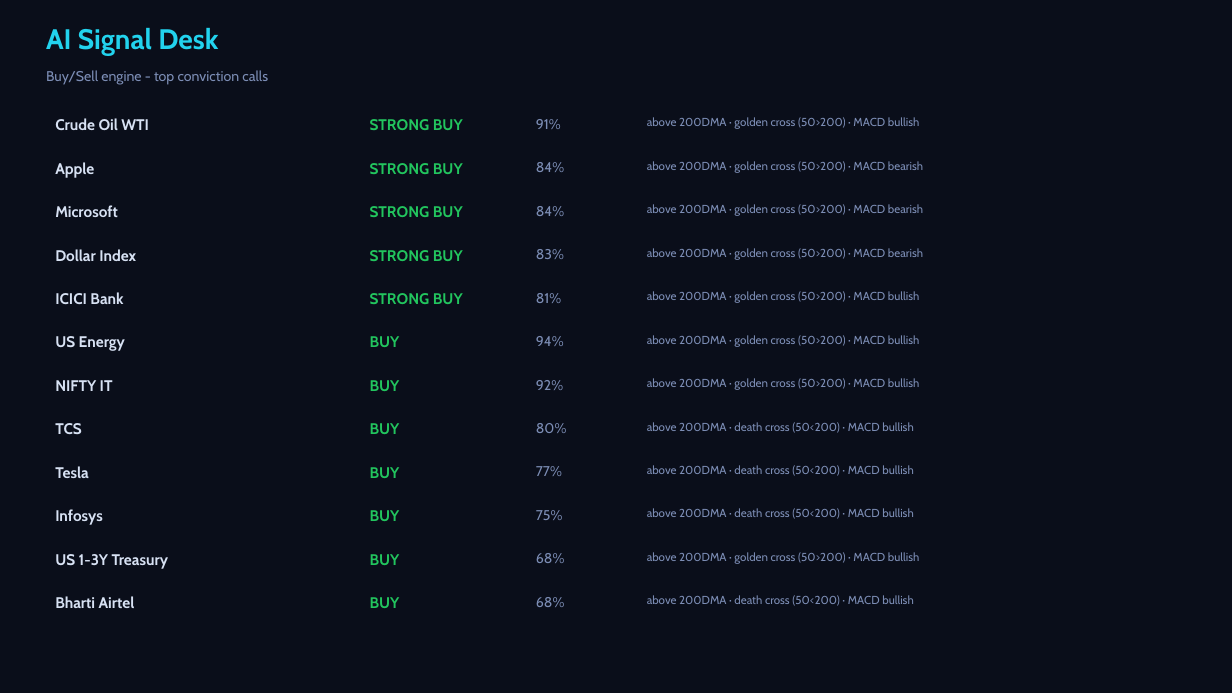
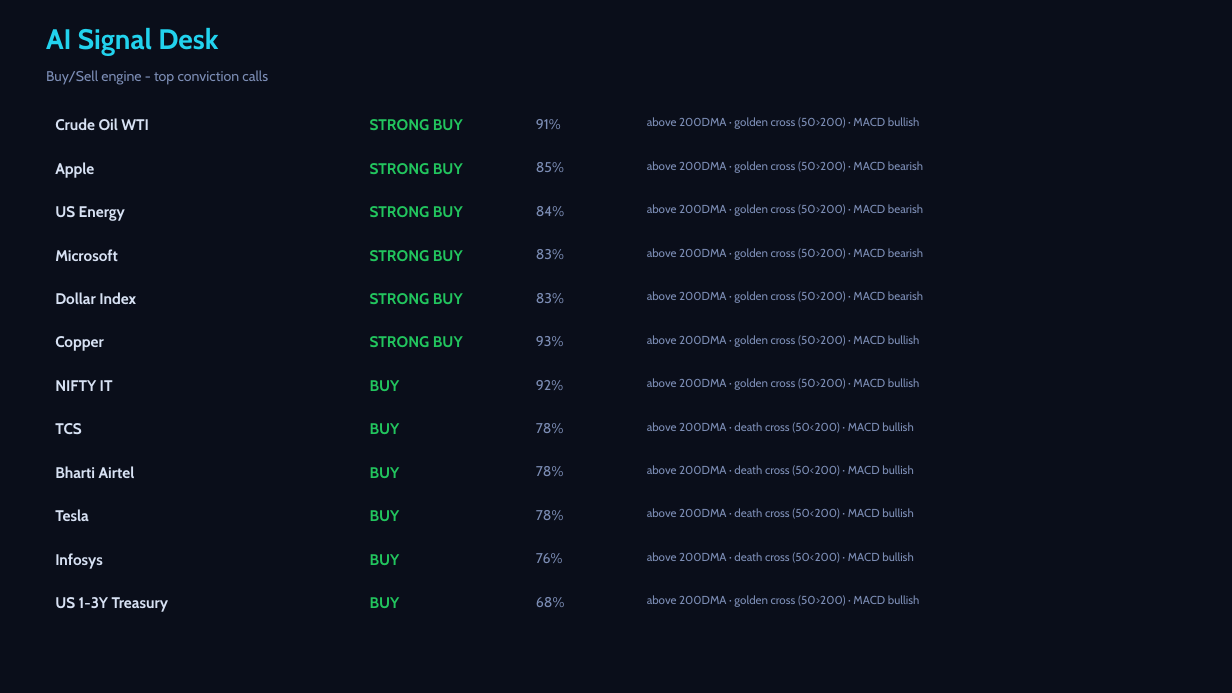
Before and after one commit to Pravkum23/pmr-terminal, a slide deck: slide 4 of docs/pmr_daily.pptx. Drawn at 1232x693 pixels with LibreOffice and Linux fonts; fonts in the diff are those of the drawing. Boxes give left, top, right and bottom in pixels: in the first picture for what was removed or moved away, otherwise in the second. Text is boxed around its words. In the diff, an @@ line names an element or a change of style, - is before the commit and + after.

```diff
--- a/docs/pmr_daily.pptx
+++ b/docs/pmr_daily.pptx
@@ text at <box>536,162,564,172</box>: text changed @@
-84%
+85%
@@ text added at <box>55,206,125,221</box>, 12 pt, text #D7E1F3, bold @@
+US Energy
@@ text removed at <box>55,292,123,304</box> @@
-ICICI Bank
@@ text at <box>536,293,564,303</box>: text changed @@
-81%
+83%
@@ text at <box>647,291,923,303</box>: text changed @@
-above 200DMA · golden cross (50>200) · MACD bullish
+above 200DMA · golden cross (50>200) · MACD bearish
@@ text at <box>55,336,104,351</box>: text changed @@
-US Energy
+Copper
@@ text at <box>370,336,463,347</box>: text changed @@
-BUY
+STRONG BUY
@@ text at <box>536,336,564,346</box>: text changed @@
-94%
+93%
@@ text at <box>536,423,564,433</box>: text changed @@
-80%
+78%
@@ text "Bharti Airtel": place and size @@
-text "Bharti Airtel" at <box>55,596,135,608</box>
+text "Bharti Airtel" at <box>55,466,135,478</box>
@@ text at <box>536,466,564,476</box>: text changed @@
-77%
+78%
@@ text at <box>536,510,564,520</box>: text changed @@
-75%
+78%
@@ 5 texts: place and size @@
-5 texts at <box>55,205,168,569</box>
+5 texts at <box>55,249,168,612</box>
@@ text at <box>536,553,563,563</box>: text changed @@
-68%
+76%
@@ text at <box>647,552,913,563</box>: text changed @@
-above 200DMA · golden cross (50>200) · MACD bullish
+above 200DMA · death cross (50<200) · MACD bullish
@@ text at <box>647,595,919,607</box>: text changed @@
-above 200DMA · death cross (50<200) · MACD bullish
+above 200DMA · golden cross (50>200) · MACD bullish
```
Also in this commit, not shown: 3 other slides changed, 3 other files.
